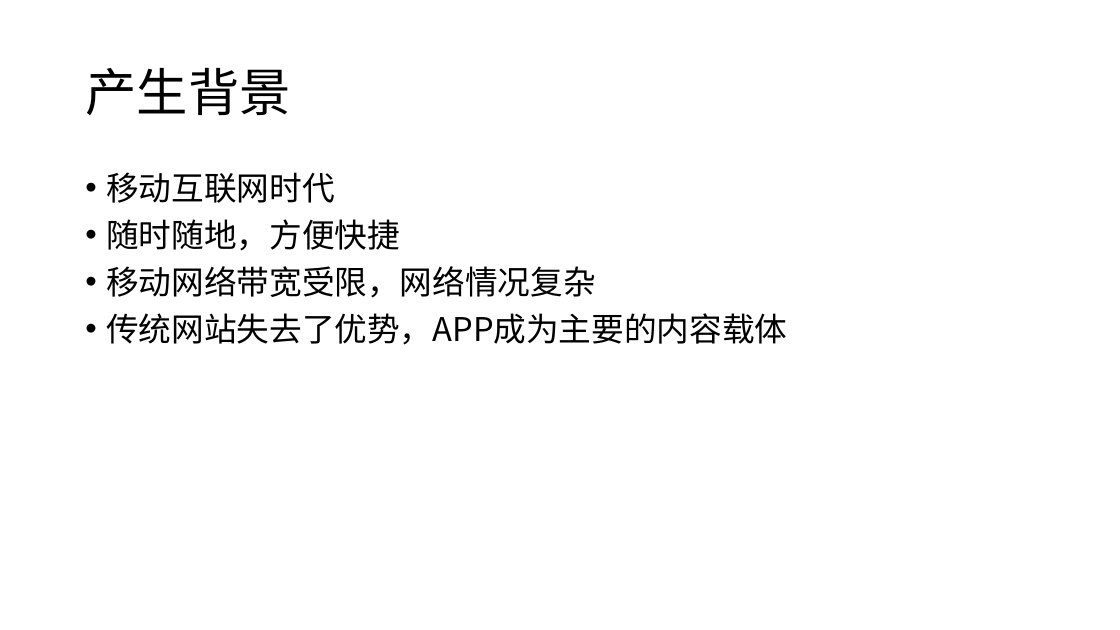
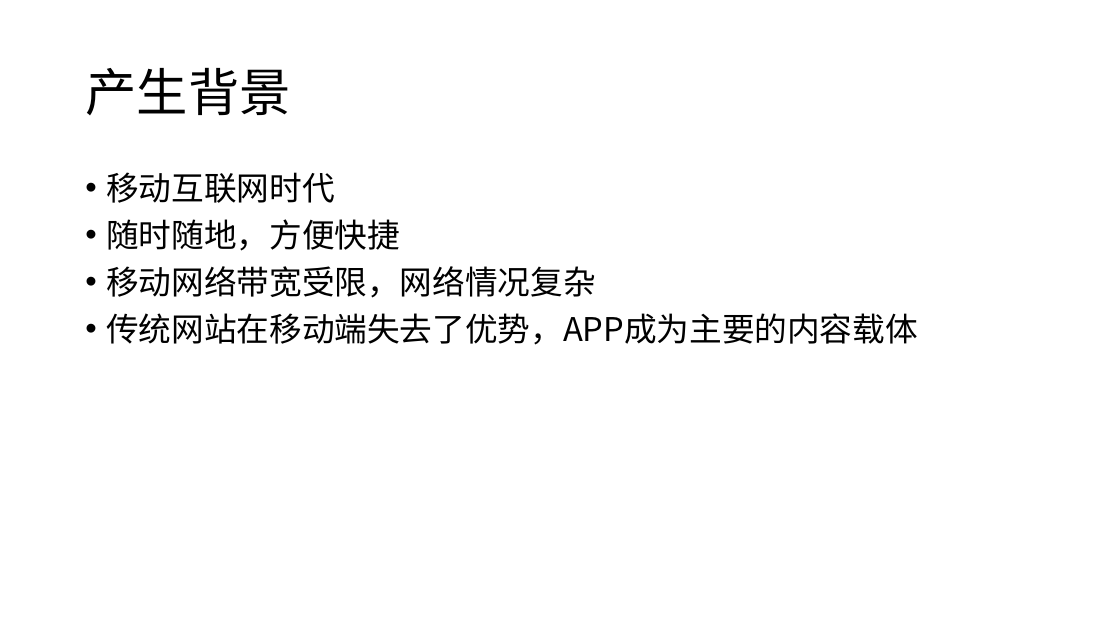
Before and after one commit to wujunxi/frontend-subject, a slide deck: slide 3 of PWA/other/PWA渐进式Web应用介绍.pptx. Drawn at 1120x630 pixels with LibreOffice and Linux fonts; fonts in the diff are those of the drawing. Boxes give left, top, right and bottom in pixels: in the first picture for what was removed or moved away, otherwise in the second. Text is boxed around its words. In the diff, an @@ line names an element or a change of style, - is before the commit and + after.

```diff
--- a/PWA/other/PWA渐进式Web应用介绍.pptx
+++ b/PWA/other/PWA渐进式Web应用介绍.pptx
@@ text at <box>106,313,917,345</box>: text changed @@
-• 传统网站失去了优势，APP成为主要的内容载体
+• 传统网站在移动端失去了优势，APP成为主要的内容载体
```
Also in this commit, not shown: 2 other slides changed, 5 slides added, 2 other files.
